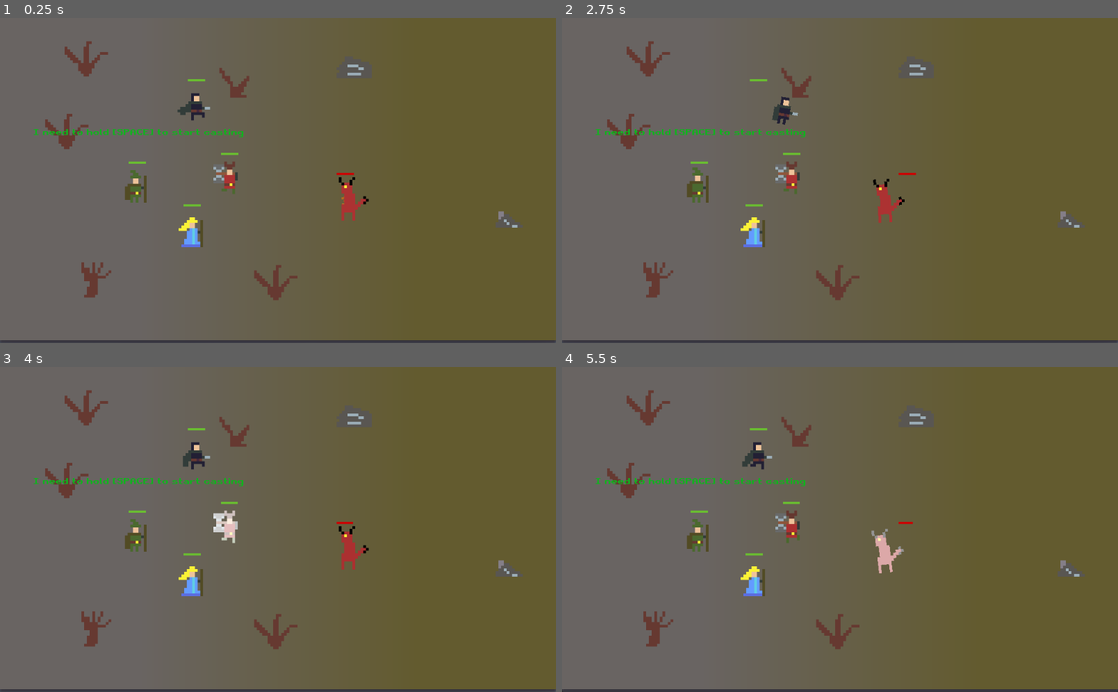
Above: before the commit, frames 1-4 (two rows, left to right).
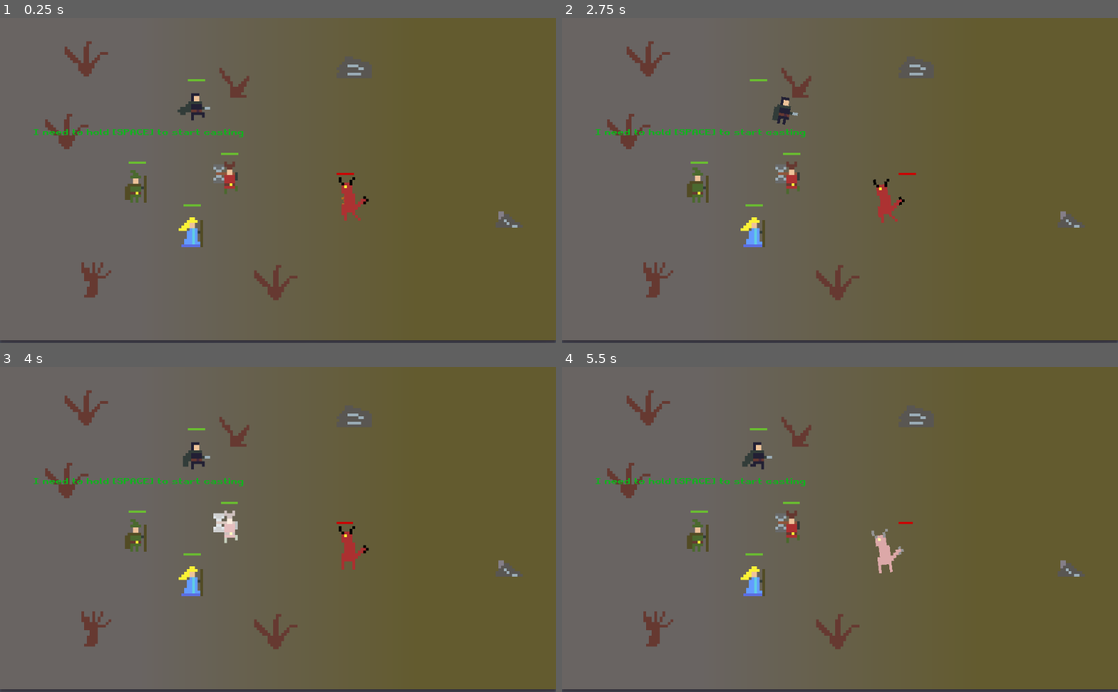
Above: after the commit, the same moments.

Repository: Mastoast/-LDJam49
Game: Godot game, scene res://Scenes/Desktop.tscn
Two runs of this game, one before a commit and one after it. Both use one fixed random seed, a clock stepped at 60 frames per second and the inputs below.
Inputs:
- Up to frame 1 (0.25 s): no input
- Up to frame 2 (2.75 s): tap Enter (ui_accept) at 0.5, 0.77, 0.8, 1.07, 1.25, 1.35, 1.52, 1.82, 2.3 s; tap Backspace at 0.6, 1.55, 2.1 s
- Up to frame 3 (4 s): tap Backspace at 2.85 s; tap Enter (ui_accept) at 3.02, 3.32, 3.6, 3.77 s
- Up to frame 4 (5.5 s): tap Enter (ui_accept) at 4.07, 4.52, 4.82, 5.3 s; tap Backspace at 4.35, 5.1 s

The runs differ from the first frame. In frame 1, less than 0.1% of the frame differs, in the area x 39-65%, y 51-63%; in frame 2, less than 0.1%; in frame 3, less than 0.1%; in frame 4, less than 0.1%.

Commit message:
more stuff

Diff:
--- a/Objects/demon.tscn
+++ b/Objects/demon.tscn
@@ -86,11 +86,13 @@
 	$text/TextTimer.stop()
 	$AnimatedSprite.playing = false
 	$AnimationPlayer.stop(false)
+	$ShaderAnimationPlayer.stop(false)
 
 func unpause():
 	$text/TextTimer.start()
 	$AnimatedSprite.playing = true
 	$AnimationPlayer.play()
+	$ShaderAnimationPlayer.play()
 "
 
 [sub_resource type="AtlasTexture" id=2]
@@ -217,7 +219,6 @@
 scale = Vector2( 5, 5 )
 frames = SubResource( 8 )
 animation = "running"
-frame = 1
 playing = true
 flip_h = true
 
--- a/Objects/healer.tscn
+++ b/Objects/healer.tscn
@@ -24,7 +24,7 @@
 \"Then i need to choose a target with [F1]/[F2]/[F3]\",
 \"Now, i can type my first spell name : [SUPPORT]\",
 \"Once my spell is ready, i only have to release the [SPACE] key\",
-\"One again, [SPACE] to cast\",
+\"Once again, [SPACE] to cast\",
 \"[F1]/[F2]/[F3] or none, if i want to heal myself\",
 \"[SUPPORT]\",
 \"Release [SPACE]\"
@@ -51,9 +51,9 @@
 	# Target players
 	var heal_target = self
 	if Input.is_key_pressed(KEY_F1):
+		heal_target = rogue
+	elif Input.is_key_pressed(KEY_F2):
 		heal_target = warrior
-	elif Input.is_key_pressed(KEY_F2):
-		heal_target = rogue
 	elif Input.is_key_pressed(KEY_F3):
 		heal_target = mage
 
@@ -101,12 +101,23 @@
 	var just_pressed = event.is_pressed() and not event.is_echo()
 	if event.scancode >= 65 and event.scancode <= 90 and just_pressed:
 		current_spell += char(event.unicode).to_upper()
+	if event.scancode == KEY_BACKSPACE and just_pressed and !current_spell.empty():
+		current_spell.erase(current_spell.length() - 1, 1)
 
 func cast(spell : String, target : Object):
-	print_debug(\"CAST :\" + spell)
 	if spell == \"SUPPORT\":
 		target.heal(10)
 		spawn_particles(target.position)
+		#TODO Sound
+	if spell == \"RESURRECT\":
+		target.resurrect(10)
+		spawn_particles(target.position)
+		#TODO sound
+	if spell == \"FOUNTAIN\":
+		for node in [self, warrior, rogue, mage]:
+			node.heal(5)
+			spawn_particles(node.position)
+		# TODO sound
 
 	spell_count += 1
 
--- a/Objects/warrior.tscn
+++ b/Objects/warrior.tscn
@@ -143,6 +143,7 @@
 scale = Vector2( 5, 5 )
 frames = SubResource( 10 )
 animation = "running"
+frame = 1
 playing = true
 
 [node name="CollisionShape2D" type="CollisionShape2D" parent="."]
--- a/Scenes/Desktop.tscn
+++ b/Scenes/Desktop.tscn
@@ -1,20 +1,35 @@
-[gd_scene load_steps=8 format=2]
+[gd_scene load_steps=9 format=2]
 
 [ext_resource path="res://Sprites/desktop.png" type="Texture" id=1]
 [ext_resource path="res://Scenes/MMO.tscn" type="PackedScene" id=2]
 [ext_resource path="res://Fonts/ARCADECLASSIC.TTF" type="DynamicFontData" id=3]
+[ext_resource path="res://Sprites/icons.png" type="Texture" id=4]
 
 [sub_resource type="GDScript" id=1]
 script/source = "extends Node2D
 
 var first = \"Oh no ! My ethernet cable is unplugged again. I need to fix that. The cable goes right next to the [ESCAPE] key on my keyboard\"
+var second = \"I knew i shouldn't have switched to a modern OS\"
+var third = \"\"
 var event_cnt = 0
+var text_windows = []
+
+var required_keys = []
 
 func _ready():
 	$desktop/WindowDialog.popup_centered()
 	$desktop/WindowDialog.get_close_button().hide()
 
 func _process(delta):
+	# Check connection
+	var is_connected = true
+	for key in required_keys:
+		if !Input.is_key_pressed(key):
+			is_connected = false
+			break
+	$desktop/WindowDialog/MMO.set_connection(is_connected)
+
+	# DEBUG
 	if Input.is_action_just_pressed(\"ui_down\"):
 		$AnimationPlayer.play_backwards(\"Zoom\")
 	if Input.is_action_just_pressed(\"ui_left\"):
@@ -22,29 +37,13 @@
 	if Input.is_action_just_pressed(\"ui_up\"):
 		show_text(first)
 
-	if Input.is_action_just_pressed(\"ui_accept\"):
-		hide_text()
-
 	if $ColorRect/ColorRect2/RichTextLabel.visible_characters < $ColorRect/ColorRect2/RichTextLabel.text.length():
 		$ColorRect/ColorRect2/RichTextLabel.visible_characters += 1
-
-func _input(event):
-	var just_pressed = event.is_pressed() and not event.is_echo()
-	if event.is_action_pressed(\"ui_accept\"):
-		hide_text()
 
 func show_text(text : String):
 	$ColorRect/ColorRect2/RichTextLabel.text = text
 	$ColorRect/ColorRect2/RichTextLabel.visible_characters = 0
 	$AnimationPlayer.play(\"speak\")
-
-func hide_text():
-	$AnimationPlayer.play_backwards(\"speak\")
-
-
-func _on_AnimationPlayer_animation_finished(anim_name):
-	if anim_name == \"speak\":
-		pass
 "
 
 [sub_resource type="Animation" id=2]
@@ -136,7 +135,7 @@
 margin_right = 256.188
 margin_bottom = 150.483
 popup_exclusive = true
-window_title = "Simuventure Online"
+window_title = "Simuventure Online IV"
 __meta__ = {
 "_edit_use_anchors_": false
 }
@@ -156,10 +155,10 @@
 
 [node name="ColorRect" type="ColorRect" parent="."]
 pause_mode = 2
-margin_left = 76.7726
-margin_top = 620.0
-margin_right = 983.773
-margin_bottom = 733.0
+margin_left = 83.166
+margin_top = 8.84351
+margin_right = 990.166
+margin_bottom = 121.843
 color = Color( 0.109804, 0.109804, 0.109804, 1 )
 __meta__ = {
 "_edit_use_anchors_": false
@@ -191,6 +190,7 @@
 }
 
 [node name="Polygon2D" type="Polygon2D" parent="ColorRect/ColorRect2"]
+visible = false
 position = Vector2( 46, -1 )
 rotation = 0.00532731
 color = Color( 0.109804, 0.109804, 0.109804, 1 )
@@ -199,4 +199,9 @@
 [node name="EventTimer" type="Timer" parent="."]
 wait_time = 10.0
 
+[node name="icons" type="Sprite" parent="."]
+position = Vector2( 982.992, 579.956 )
+scale = Vector2( 2, 2 )
+texture = ExtResource( 4 )
+
 [connection signal="animation_finished" from="AnimationPlayer" to="." method="_on_AnimationPlayer_animation_finished"]
--- a/Scenes/MMO.tscn
+++ b/Scenes/MMO.tscn
@@ -17,19 +17,14 @@
 
 var demon_node = preload(\"res://Objects/demon.tscn\")
 onready var spawn_points = [$SpawnPosition, $SpawnPosition2, $SpawnPosition3, $SpawnPosition4, $SpawnPosition5]
-var required_keys = []
+
 
 # Called when the node enters the scene tree for the first time.
 func _ready():
-	pass
+	pass#open_popup()
 
 func _process(delta):
 	# check connection
-	is_connected = true
-	for key in required_keys:
-		if !Input.is_key_pressed(key):
-			is_connected = false
-			break
 	if !is_connected and !$Popup.visible:
 		open_popup()
 
@@ -46,6 +41,9 @@
 	new.z_index = 500
 	print_debug(new.z_index, new.z_as_relative)
 	self.add_child(new)
+
+func set_connection(connection):
+	self.is_connected = connection
 
 func open_popup():
 	$Popup.visible = true
--- a/Scripts/hero.gd
+++ b/Scripts/hero.gd
@@ -8,6 +8,7 @@
 var damage = 5
 var hit_texts = ["ouch !", "I think my arm is broken", "I'm not paid enought for this"]
 var heal_texts = ["at last", "thx mate", "keep up"]
+var rez_texts = ["On the road again", "Never gonna give you up", "Stayin' alive"]
 
 func _ready():
 	$text.modulate = color
@@ -34,9 +35,12 @@
 	if randi()%100 < 25:
 		speak(hit_texts[randi()%heal_texts.size()])
 
-func ressurect():
-	$AnimatedSprite.animation = "running"
-	$AttackTimer.stop()
+func resurrect(damage):
+	if life <= 0:
+		life = damage
+		$AnimatedSprite.animation = "running"
+		$AttackTimer.stop()
+	speak(rez_texts[randi()%rez_texts.size()])
 
 func die():
 	$AnimatedSprite.animation = "dead"
@@ -75,3 +79,15 @@
 
 func _on_TextTimer_timeout():
 	$text.text = ""
+
+func pause():
+	$text/TextTimer.stop()
+	$AnimatedSprite.playing = false
+	$AnimationPlayer.stop(false)
+	$ShaderAnimationPlayer.stop(false)
+
+func unpause():
+	$text/TextTimer.start()
+	$AnimatedSprite.playing = true
+	$AnimationPlayer.play()
+	$ShaderAnimationPlayer.play()
Binary file added: Sprites/icons.png
Not shown, added: Sprites/icons.png.import
